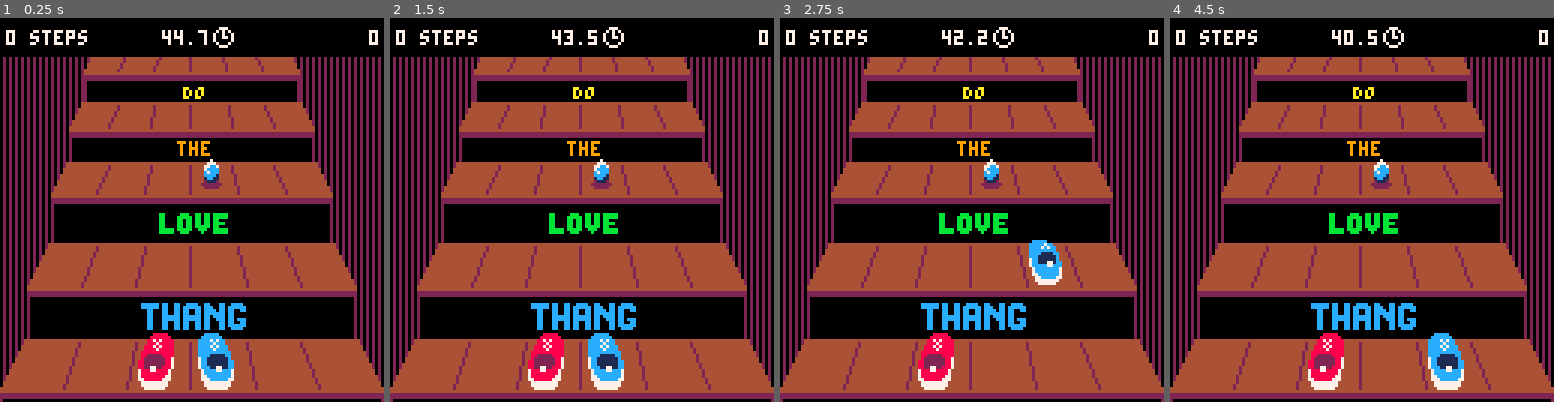
Above: before the commit, frames 1-4 (left to right).
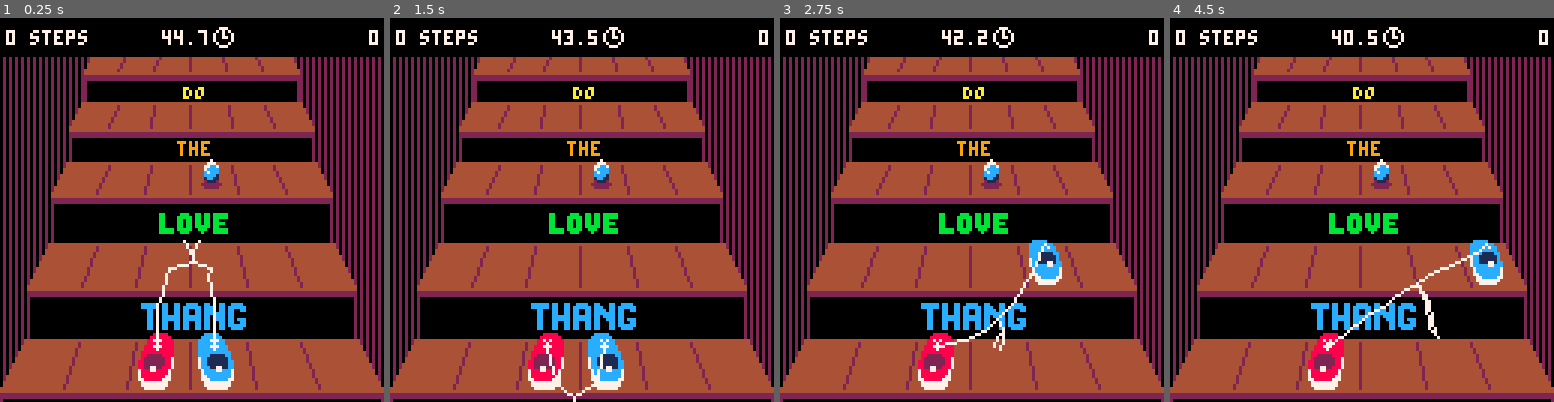
Above: after the commit, the same moments.

Repository: aylanonsense/stairs
Game: PICO-8 cartridge cart.p8
The game is run twice, just before and just after one commit, with the same random seed, the same clock (stepped at 60 frames per second) and the same inputs.
Inputs:
- Up to frame 1 (0.25 s): no input
- Up to frame 2 (1.5 s): tap X (X key) at 0.33, 1.07 s; tap O (Z key) at 0.7 s
- Up to frame 3 (2.75 s): hold Right 1.6-2.1 s; tap O (Z key) at 1.7, 2.1, 2.5 s; tap X (X key) at 1.85 s; hold Up 2.15-2.42 s; hold Right from 2.47 s (still down)
- Up to frame 4 (4.5 s): tap O (Z key) every 0.4 s from 2.9 to 4.1 s; tap X (X key) at 2.97, 4.08 s; release Right at 3.03 s; hold Left 3.08-3.58 s; hold Down 3.63-3.97 s; hold Right from 4.02 s (still down)

The runs differ from the first frame. In frame 1, 0.5% of the frame differs, in the area x 40-57%, y 57-86%; in frame 2, 0.2%; in frame 3, 0.3%; in frame 4, 2.5%, in the area x 40-87%, y 57-97%.

Commit message:
Shoe string

Diff:
--- a/cart.p8
+++ b/cart.p8
@@ -93,10 +93,12 @@
         pal(2, 1)
       end
       sspr(y > 90 and 0 or 12, 0, 12, 19, x, y, 12, 19, x > 64)
+      self.visual_x = x
+      self.visual_y = y
     end,
     is_valid_move = function(self, stair, segment)
       local other_shoe = shoes[3 - self.player_num]
-      return stair and segment and (stair != other_shoe.stair or segment != other_shoe.segment) and 1 <= stair and stair <= 2 and 1 <= segment and segment <= 6 and other_shoe.segment - 2 <= segment and segment <= other_shoe.segment + 2
+      return stair and segment and (stair != other_shoe.stair or segment != other_shoe.segment) and 1 <= stair and stair <= 2 and 1 <= segment and segment <= 6 and other_shoe.segment - 3 <= segment and segment <= other_shoe.segment + 3
     end,
     set_state = function(self, state)
       self.state = state
@@ -112,6 +114,99 @@
       self.offset_y = ending_stair_position.y - starting_stair_position.y
     end
   },
+  shoe_string = {
+    render_layer = 6,
+    init = function(self)
+      self.points = {}
+      local prev_point
+      for i = 1, 11 do
+        local point = self:add_point()
+        if prev_point then
+          add(prev_point.connections, point)
+          add(point.connections, prev_point)
+        end
+        prev_point = point
+      end
+      self.shoe_points = { self.points[1], self.points[#self.points] }
+      local mid_point = self.points[6]
+      for bias = -1, 1, 2 do
+        prev_point = mid_point
+        for i = 1, 3 do
+          local point = self:add_point(bias)
+          if prev_point then
+            if prev_point != mid_point then
+              add(prev_point.connections, point)
+            end
+            add(point.connections, prev_point)
+          end
+          prev_point = point
+        end
+      end
+    end,
+    update = function(self)
+      for point in all(self.points) do
+        for other_point in all(point.connections) do
+          self:accelerate_point_towards(point, other_point.x, other_point.y)
+        end
+      end
+      -- apply point velocity
+      for point in all(self.points) do
+        if point.bias then
+          point.vx += point.bias / 10
+          point.vy += 0.4
+        else
+          point.vy += 0.8 - 0.22 * abs(shoes[1].segment - shoes[2].segment)
+        end
+        point.vx = mid(-5, point.vx, 5)
+        point.vy = mid(-5, point.vy, 5)
+        point.x += point.vx
+        point.y += point.vy
+        point.vx *= 0.87
+        point.vy *= 0.87
+      end
+      -- move shoe points to shoes
+      for p = 1, 2 do
+        if shoes[p].visual_x and shoes[p].visual_y then
+          self.shoe_points[p].x = shoes[p].visual_x + 5.5
+          self.shoe_points[p].y = shoes[p].visual_y + 4.5
+          self.shoe_points[p].vx = 0
+          self.shoe_points[p].vy = 0
+        end
+      end
+    end,
+    draw = function(self)
+      for point in all(self.points) do
+        -- pset(point.x, point.y, 14)
+        for other_point in all (point.connections) do
+          line(point.x, point.y, other_point.x, other_point.y, 7)
+        end
+      end
+    end,
+    add_point = function(self, bias)
+      local point = {
+        x = 64,
+        y = 64,
+        vx = 0,
+        vy = 0,
+        bias = bias,
+        connections = {}
+      }
+      add(self.points, point)
+      return point
+    end,
+    accelerate_point_towards = function(self, point, x, y)
+      local dx = x - point.x
+      local dy = y - point.y
+      local square_dist = dx * dx + dy * dy
+      local dist = sqrt(square_dist)
+      if dist > 2 then
+        point.vx += 0.95 * (dist - 2) * dx / dist
+        point.vy += 0.95 * (dist - 2) * dy / dist
+      end
+      -- point.x = 0.9 * point.x + 0.1 * x
+      -- point.y = 0.9 * point.y + 0.1 * y
+    end
+  },
   gem = {
     gem_type = nil,
     init = function(self)
@@ -128,6 +223,7 @@
     end
   },
   stair_text = {
+    render_layer = 3,
     color = 7,
     segment = 3,
     draw = function(self, x, y)
@@ -184,6 +280,7 @@
     stair = 2,
     color = 12
   })
+  spawn_entity("shoe_string", {})
 end
 
 function _update()
@@ -216,7 +313,9 @@
     stair_offset_y = 127
     steps += 1
     for entity in all(entities) do
-      entity.stair -= 1
+      if entity.stair then
+        entity.stair -= 1
+      end
     end
   end
 
@@ -230,6 +329,9 @@
   filter_list(entities, function(entity)
     return entity.is_alive
   end)
+
+  -- sort entities for rendering
+  sort_list(entities, is_rendered_on_top_of)
 end
 
 function _draw()
@@ -309,7 +411,9 @@
 
   -- draw entities
   for entity in all(entities) do
-    if stair_positions[entity.stair] then
+    if not entity.stair then
+      entity:draw(0, 0)
+    elseif stair_positions[entity.stair] then
       local position = stair_positions[entity.stair][entity.segment]
       local x, y = position.x, position.y
       pal()
@@ -358,6 +462,18 @@
   for item in all(list) do
     if not func(item) then
       del(list, item)
+    end
+  end
+end
+
+-- bubble sorts a list
+function sort_list(list, func)
+  local i
+  for i=1, #list do
+    local j = i
+    while j > 1 and func(list[j - 1], list[j]) do
+      list[j], list[j - 1] = list[j - 1], list[j]
+      j -= 1
     end
   end
 end
@@ -371,15 +487,14 @@
   else
     -- create a default entity
     entity = {
+      render_layer = 5,
       -- life cycle vars
       is_alive = true,
       frames_alive = 0,
       -- functions
       init = noop,
       update = noop,
-      -- draw functions
       draw = noop,
-      -- life cycle functions
       despawn = function(self)
         if self.is_alive then
           self.is_alive = false
@@ -444,6 +559,11 @@
     end
   end
   return d
+end
+
+-- returns true if a is rendered on top of b
+function is_rendered_on_top_of(a, b)
+  return (a.render_layer == b.render_layer) and (a.stair < b.stair) or (a.render_layer > b.render_layer)
 end
 
 function draw_text(text, x, y, size, dry_run)
